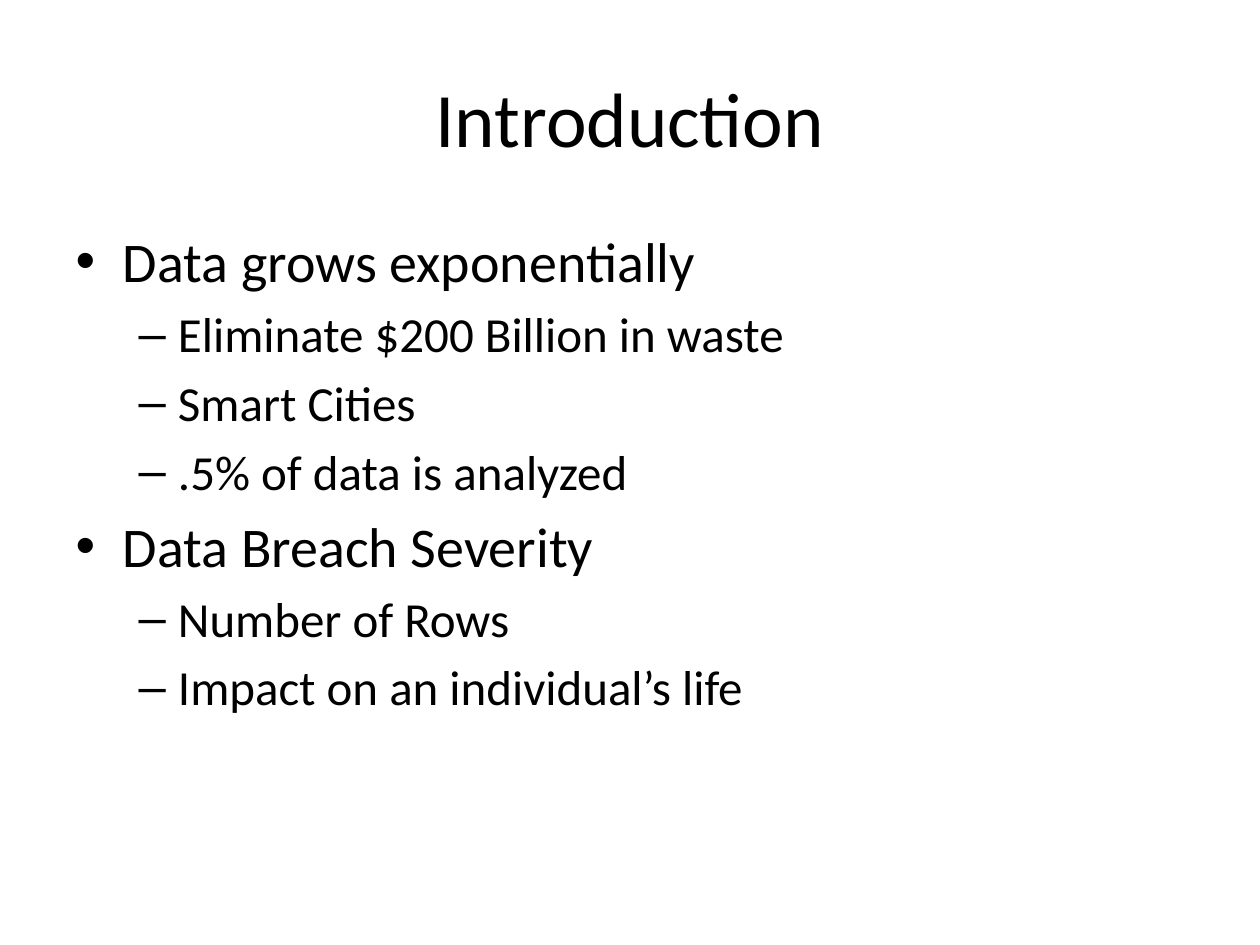
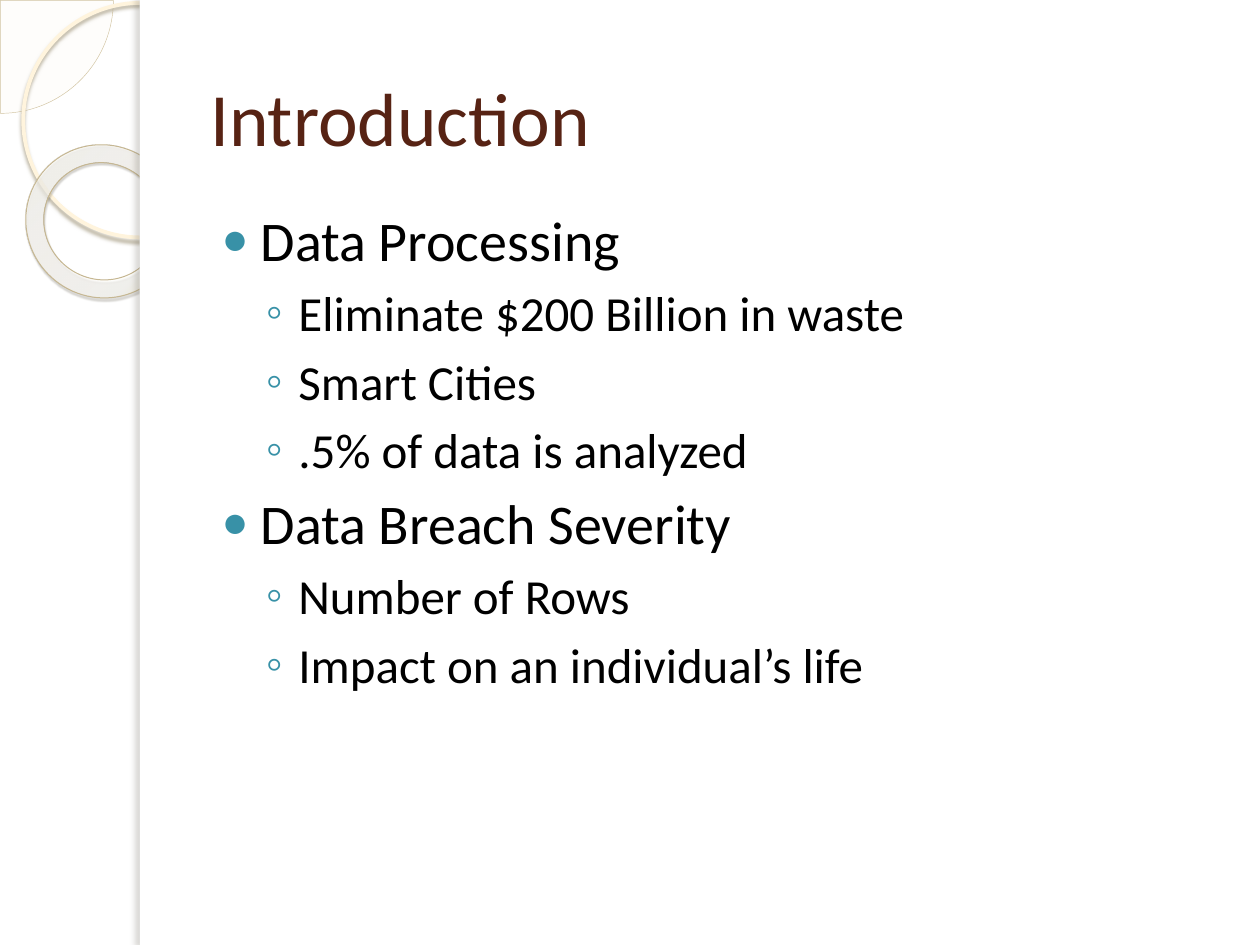
Before and after one commit to jayvelasco1990/big-data, a slide deck: slide 3 of Final Project/draft_presentation.pptx. Drawn at 1260x945 pixels with LibreOffice and Linux fonts; fonts in the diff are those of the drawing; background and template pictures are left out. Boxes give left, top, right and bottom in pixels: in the first picture for what was removed or moved away, otherwise in the second. Text is boxed around its words. In the diff, an @@ line names an element or a change of style, - is before the commit and + after.

```diff
--- a/Final Project/draft_presentation.pptx
+++ b/Final Project/draft_presentation.pptx
@@ pie slice (boxed as its full ellipse) added at (0,0,113,113), fill #FEFAF4 at 33% opacity, outline #D3C39F 0.25 pt @@
@@ ellipse added at (23,3,257,237), outline #FFF5DE 2.15 pt @@
@@ rectangle added at (140,0,1260,945), fill #FFFFFF @@
@@ rectangle added at (140,0,150,945), fill #FFFFFF @@
@@ title "Introduction": place and size @@
-title "Introduction" at (436,93,824,148)
+title "Introduction" at (210,93,589,147)
@@ title "Introduction" at (210,93,589,147): size 44 to 43 pt, text colour #000000 to #572314; alignment centre to left @@
@@ donut added at (0,113,211,329), fill gradient #FFFCF6 to #FFFEFB to #F0D28E, outline #C7B893 0.58 pt @@
@@ text "Data Processing": place and size @@
-text "Data Processing" at (123,243,784,713)
+text "Data Processing" at (261,222,904,691)
@@ text at (261,222,620,271): text changed @@
-• Data grows exponentially
+● Data Processing
@@ text at (261,297,904,691): bullet – to ◦; bullet • to ● @@
```
Also in this commit, not shown: 51 other slides changed, 3 other files.
